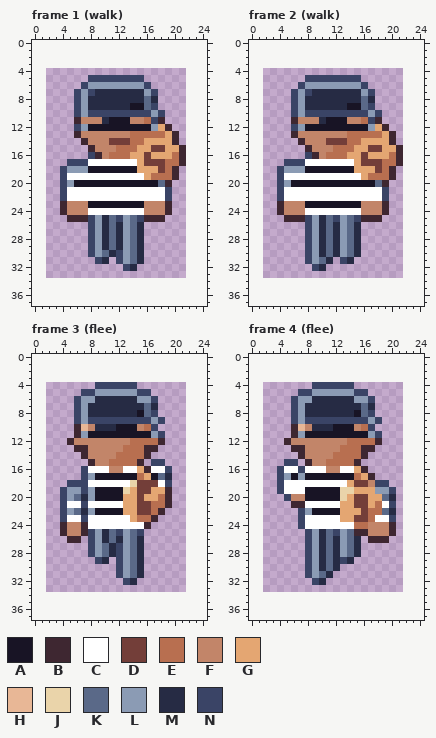
Edited in one commit: pixel-art file (art/depths/thief@62.aseprite). That is the earlier state.
20x30 pixels, 6 frames. Shown: frame 1 (walk), frame 2 (walk), frame 3 (flee), frame 4 (flee). The old version is drawn lined up with the new one, on the new canvas. The commit also changed other frames, which this record leaves out.
Palette (. is transparent): A #181425  B #3e2731  C #ffffff  D #733e39  E #b86f50  F #c28569  G #e4a672  H #e8b796  J #ead4aa  K #5a6988  L #8b9bb4  M #262b44  N #3a4466
Pixels before, frame 1 (walk), first column x 4:
 5 ....NNNNNNNN......
 6 ...NLLLLLLLLN.....
 7 ..NLNMMMMMMMLN....
 8 ..NLMMMMMMMMKM....
 9 ..NLMMMMMMAAKN....
10 ..NLNNNNNNNNNLN...
11 ..BFFFMAAAFFENB...
12 ..NLAAAAAAAAALGB..
13 ..BFFFFFFFEEEEEGB.
14 ...BFFFDDDEEGGGGB.
15 ....BFFFEEEGGDDGGB
16 ....NBFEEEGGDGGGEB
17 .NNNCCCCCCCGDDDEEB
18 NLLLAAAAAAAGGGDEB.
19 NCCCCCCCCCCCGEEEB.
20 NLAAAAAAAAAAAAKB..
21 NCCCCCCCCCCCCCCN..
22 NCCCCCCCCCCCCCCN..
23 BFFFAAAAAAAAFFFB..
24 BFFFCCCCCCCCFFFB..
25 .BBBNLMKNLKNBBB...
26 ....NLMKMLKM......
27 ....NLMKMLKM......
28 ....NLMKMLKM......
29 ....NLMKMLKM......
30 ....NLKMNLKM......
31 .....NM.NLKM......
32 .........NM.......
Pixels before, frame 2 (walk), first column x 4:
 5 ....NNNNNNNN......
 6 ...NLLLLLLLLN.....
 7 ..NLNMMMMMMMLN....
 8 ..NLMMMMMMMMKM....
 9 ..NLMMMMMMAAKN....
10 ..NLNNNNNNNNNLN...
11 ..BFFFMAAAFFENB...
12 ..NLAAAAAAAAALGB..
13 ..BFFFFFFFEEEEEGB.
14 ...BFFFDDDEEGGGGB.
15 ....BFFFEEEGGDDGGB
16 ....NBFEEEGGDGGGEB
17 .NNNCCCCCCCGDDDEEB
18 NLLLAAAAAAAGGGDEB.
19 NCCCCCCCCCCCGEEEB.
20 NLAAAAAAAAAAAAKB..
21 NCCCCCCCCCCCCCCN..
22 NCCCCCCCCCCCCCCN..
23 BFFFAAAAAAAAFFFB..
24 BFFFCCCCCCCCFFFB..
25 .BBBNLMKNLKNBBB...
26 ....NLMKMLKM......
27 ....NLMKMLKM......
28 ....NLMKMLKM......
29 ....NLMKMLKM......
30 ....NLMKMLKM......
31 ....NLKM.NM.......
32 .....NM...........
Pixels before, frame 3 (flee), first column x 4:
 4 .....NNNNNN.....
 5 ...NNLLLLLLNN...
 6 ..NLLMMMMMMLLN..
 7 ..NLMMMMMMMMKM..
 8 ..NLMMMMMMMAKN..
 9 ..NLNNNNNNNNNLN.
10 ..BHFMMMAAAFEN..
11 ..BLAAAAAAAAALN.
12 .BFFFFFFFFEEEEB.
13 ..BBFFFFFEEEBB..
14 ...BFFFFEEEEB...
15 ....BFFEEEEB.NN.
16 ...NCCCFFCCGBCCN
17 ...NLAAAAAAEGAKM
18 .NNNCCCCCCJDDDCN
19 NLLNLAAAAJGDDGGB
20 NLKMLAAAAGGDGGEB
21 NCCNCCCCCGGDDEEB
22 NLKMLAAAAGGDDEB.
23 NCCNCCCCCCGEEB..
24 BFFBCCCCCCCCB...
25 BFFBNLMKNLKN....
26 .BB.NLMKMLKM....
27 ....NLKMNLKM....
28 ....NLKMNLKM....
29 .....NM.NLKM....
30 ........NLKM....
31 ........NLKM....
32 .........NM.....
Pixels before, frame 4 (flee), first column x 4:
 4 .....NNNNNN......
 5 ...NNLLLLLLNN....
 6 ..NLLMMMMMMLLN...
 7 ..NLMMMMMMMMKM...
 8 ..NLMMMMMMMAKN...
 9 ..NLNNNNNNNNNLN..
10 ..BHFMMMAAAFEN...
11 ..BLAAAAAAAAALN..
12 .BFFFFFFFFEEEEB..
13 ..BBFFFFFEEEBB...
14 ...BFFFFEEEEB....
15 .NN.BFFEEEEB.....
16 NCCNCCCFFCCGB....
17 NLALAAAAAAAEGB...
18 NCCCCCCCCCGDDFNN.
19 NCCCAAAAAJJGGGLLN
20 .NFFAAAAAJGDDGGKM
21 ..BBCCCCCGGDDGECN
22 ...NLAAAAGGGDEEKM
23 ...NCCCCCGGDDECCN
24 ...NCCCCCCCEEFFFB
25 ....NLMKNLKBBFFFB
26 ....NLMKMLKM.BBB.
27 ....NLMKMLKM.....
28 ....NLMKMLKM.....
29 ....NLMKMNM......
30 ....NLMKM........
31 ....NLKM.........
32 .....NM..........
After:
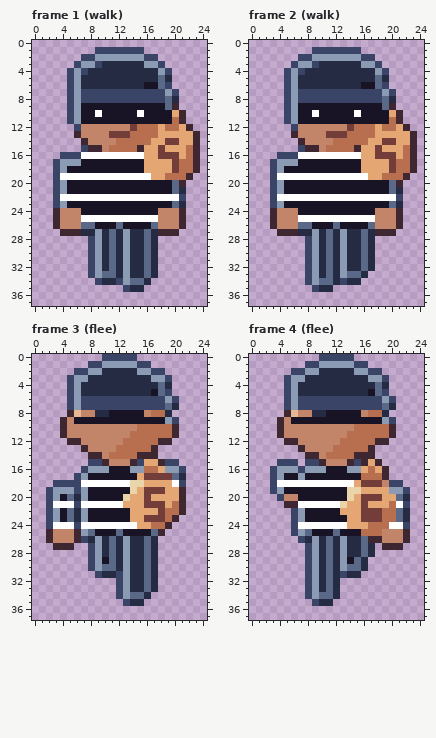
Edits made:
canvas 20x30 -> 25x38, the old top-left corner now at 2,4
Changed rows in their new state; - is an unchanged pixel.
Frame 1 (walk):
first column x 3:
 1 ------NNNNNNN--------
 2 ----NNLLLLLLLNN------
 3 ---NLLNMMMMMMLLN-----
 4 --NLNMMMMMMMMMMLN----
 5 --NLMMMMMMMMMMMKM----
 6 --NLMMMMMMMMMAAKN----
 7 --NLN-NNNNNNNN-NLN---
 8 --NLNNNNNNNNNNNNKM---
 9 --NLAAAAAAA--AAAKB---
10 --NLAACAAAAACAAAAGB--
11 --NLAAAA---AAAAAAEB--
12 ----FFFFFFFDEEE-EEGB-
13 --------DDD----G-GGGB
14 --------FEE--E--DDGGB
15 ----N-B-E---B-G---GEB
16 -NNNCCCCCCCCCG-DDDGEB
17 NLLLAAAAAAAAAGGGGDEEB
18 NLAAA-------A--GGDEEB
19 NC-----------CGG-EEB-
20 NLA------------AAKB--
21 NLAAAAAAAAAAAAAAAKM--
22 NC--------------CCN--
23 NLAAA--------AAAAKM--
24 BF--AAAAAAAAAAA-FFB--
25 BFFFCCCCCCCCCCCFFFB--
26 BFFFKKAAAKAAAAKFFFB--
27 -BBBMM-----M-KMBBB---
28 -----------M-KM------
29 -----------M-KM------
30 -------MKM-M-KM------
31 -----NL-KM-M-KM------
32 -----NLMKML-MKM------
33 -----NLKKMLMMKM------
34 ------NMMNLKKM-------
35 ----------NMM--------
Frame 2 (walk):
first column x 3:
 1 ------NNNNNNN--------
 2 ----NNLLLLLLLNN------
 3 ---NLLNMMMMMMLLN-----
 4 --NLNMMMMMMMMMMLN----
 5 --NLMMMMMMMMMMMKM----
 6 --NLMMMMMMMMMAAKN----
 7 --NLN-NNNNNNNN-NLN---
 8 --NLNNNNNNNNNNNNKM---
 9 --NLAAAAAAA--AAAKB---
10 --NLAACAAAAACAAAAGB--
11 --NLAAAA---AAAAAAEB--
12 ----FFFFFFFDEEE-EEGB-
13 --------DDD----G-GGGB
14 --------FEE--E--DDGGB
15 ----N-B-E---B-G---GEB
16 -NNNCCCCCCCCCG-DDDGEB
17 NLLLAAAAAAAAAGGGGDEEB
18 NLAAA-------A--GGDEEB
19 NC-----------CGG-EEB-
20 NLA------------AAKB--
21 NLAAAAAAAAAAAAAAAKM--
22 NC--------------CCN--
23 NLAAA--------AAAAKM--
24 BF--AAAAAAAAAAA-FFB--
25 BFFFCCCCCCCCCCCFFFB--
26 BFFFKKAAAKAAAAKFFFB--
27 -BBBMM-----M-KMBBB---
28 -----------M-KM------
29 -----------M-KM------
30 -----------M-KM------
31 -------MKML-MKM------
32 -----NL-KMLMMKM------
33 -----NLMKMLKKM-------
34 -----NLKKMNMM--------
35 ------NMM------------
Frame 3 (flee):
first column x 2:
 0 --------NNNNN-------
 1 ------NNLLLLLNN-----
 2 ----NNLLMMMMMLLNN---
 3 ---NLLMMMMMMMMMLLN--
 4 ---NLMMMMMMMMMMMKM--
 5 ---NLMMMMMMMMMMAKN--
 6 ---NLNNNNNNNNNN-NLN-
 7 ---NLNNNNNNNNNNNNKM-
 8 ---BHFF--AAAA-FEEM--
 9 --BFAAAAAAAAAAAAALN-
10 --BFFF-FFFFFFE-EEEB-
11 --BFFFFFFFFFEEEEEEB-
12 ----B------E-----B--
13 ----.-----E---E-----
14 -----.BB-E---B-B----
15 ------NNBFFFBNGGBNN-
16 ------LLLAAALLEEGLLN
17 ----NLA------GDDDDKM
18 -NN--C-------JGGGGCN
19 NLL-NLA----AJG-DDGGB
20 NLAKMLA----J-GD-GGGB
21 NCC-NC-------G-DDGEB
22 NLAKMLA----A-GGGDEEB
23 NLAKMLAAAAAA-GDDDEB-
24 NCCCNC-------GGEEB--
25 BFF-BLKAAAKAAAAKB---
26 BFFF-NM-----M-KM----
27 -BBB----MKM-M-KM----
28 --------MKM-M-KM----
29 ------NLAKM-M-KM----
30 ------NLKKM-M-KM----
31 -------NMM--M-KM----
32 ----------NL-MKM----
33 ----------NLMMKM----
34 ----------NLKKM-----
35 -----------NMM------
Frame 4 (flee):
first column x 3:
 0 -------NNNNN--------
 1 -----NNLLLLLNN------
 2 ---NNLLMMMMMLLNN----
 3 --NLLMMMMMMMMMLLN---
 4 --NLMMMMMMMMMMMKM---
 5 --NLMMMMMMMMMMAKN---
 6 --NLNNNNNNNNNN-NLN--
 7 --NLNNNNNNNNNNNNKM--
 8 --BHFF--AAAA-FEEM---
 9 -BFAAAAAAAAAAAAALN--
10 -BFFF-FFFFFFE-EEEB--
11 -BFFFFFFFFFEEEEEEB--
12 ---B------E-----B---
13 ---.-----E---E------
14 ----.BB-E---B-B-----
15 -N---NNBFFFBNBGB----
16 NLLL-LLLAAALLGEGB---
17 NLA---------AEEEB---
18 NC---------CG-DDFNN-
19 NLAAA-----A-J--GGLLN
20 -NF-A-----AJG-DDGGKM
21 --B-C-----J-G--GGECN
22 ---NLA--------DDEEKM
23 ---NLAAAAAA-G-DDEEKM
24 ---NC------GGGEEECCN
25 ---NLKAAAKAAAEEE-FFB
26 ----NM-----M-K--FFFB
27 -----------M-KM-BBB-
28 -----------M-KM-----
29 ----------LAKM------
30 ----------LKKM------
31 -------MKMNMM-------
32 -----NL-KM----------
33 -----NLMKM----------
34 -----NLKKM----------
35 ------NMM-----------
Changed places in both pictures, as pixel boxes (x1, y1, x2, y2):
changed: (53, 47, 200, 292)
changed: (270, 47, 417, 292)
changed: (46, 354, 186, 606)
changed: (270, 354, 410, 606)
